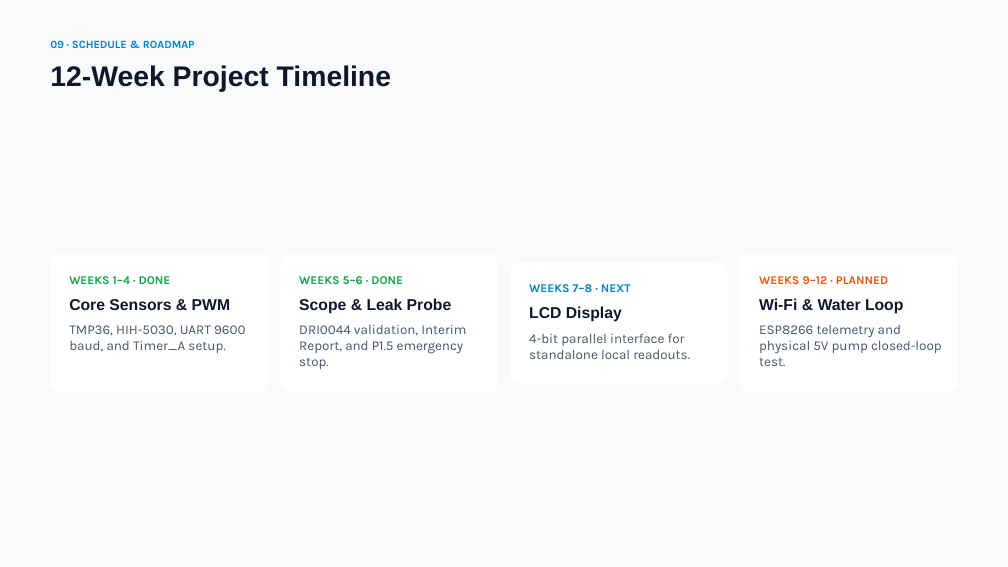
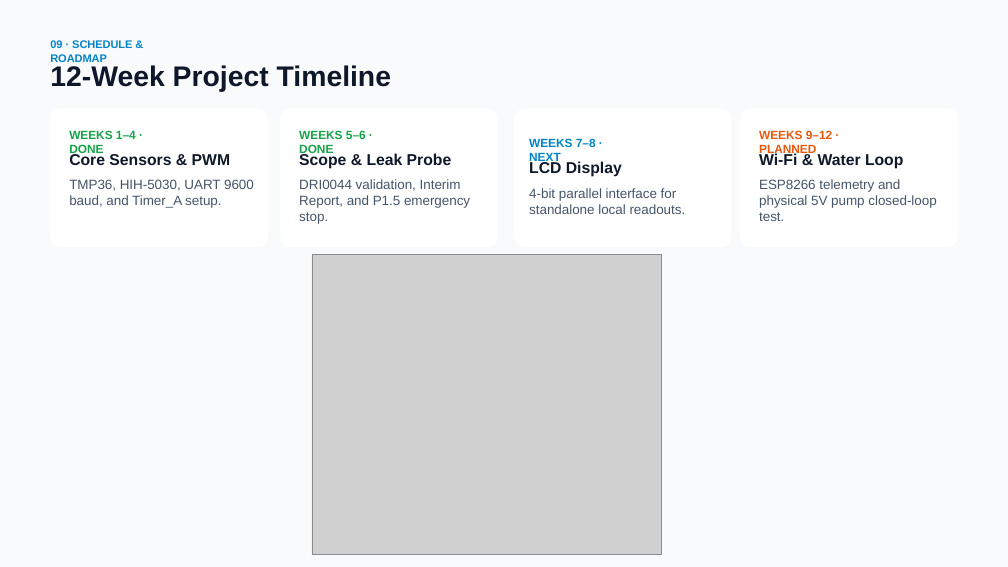
Before and after one commit to daviz04/L7_Project, a slide deck: slide 10 of Automated Liquid Cooling & Leak Detection Presentation.pptx. Drawn at 1008x567 pixels with LibreOffice and Linux fonts; fonts in the diff are those of the drawing; grey boxes stand for pictures. Boxes give left, top, right and bottom in pixels: in the first picture for what was removed or moved away, otherwise in the second. Text is boxed around its words. In the diff, an @@ line names an element or a change of style, - is before the commit and + after.

```diff
--- a/Automated Liquid Cooling & Leak Detection Presentation.pptx
+++ b/Automated Liquid Cooling & Leak Detection Presentation.pptx
@@ rounded rectangle: place and size @@
-rounded rectangle at bbox=[510, 262, 728, 383]
+rounded rectangle at bbox=[514, 108, 732, 247]
@@ 5 texts, 3 rounded rectangles: place and size @@
-5 texts, 3 rounded rectangles at bbox=[51, 253, 958, 392]
+5 texts, 3 rounded rectangles at bbox=[51, 108, 958, 247]
@@ text "WEEKS 1–4 · DONE": place and size @@
-text "WEEKS 1–4 · DONE" at bbox=[69, 276, 171, 284]
+text "WEEKS 1–4 · DONE" at bbox=[69, 130, 136, 156]
@@ text "WEEKS 5–6 · DONE": place and size @@
-text "WEEKS 5–6 · DONE" at bbox=[299, 276, 403, 284]
+text "WEEKS 5–6 · DONE" at bbox=[299, 130, 366, 156]
@@ text "WEEKS 7–8 · NEXT": place and size @@
-text "WEEKS 7–8 · NEXT" at bbox=[529, 284, 631, 292]
+text "WEEKS 7–8 · NEXT" at bbox=[529, 138, 596, 164]
@@ text "WEEKS 9–12 · PLANNED": place and size @@
-text "WEEKS 9–12 · PLANNED" at bbox=[759, 276, 888, 284]
+text "WEEKS 9–12 · PLANNED" at bbox=[759, 130, 832, 156]
@@ text "TMP36, HIH-5030, UART 9600 baud, ...": place and size @@
-text "TMP36, HIH-5030, UART 9600 baud, ..." at bbox=[69, 325, 245, 353]
+text "TMP36, HIH-5030, UART 9600 baud, ..." at bbox=[69, 179, 254, 208]
@@ text "DRI0044 validation, Interim Report, and ...": place and size @@
-text "DRI0044 validation, Interim Report, and ..." at bbox=[299, 325, 466, 369]
+text "DRI0044 validation, Interim Report, and ..." at bbox=[299, 179, 470, 224]
@@ font Karla to Arial in 9 elements at bbox=[50, 40, 132, 62], bbox=[69, 130, 136, 156], bbox=[69, 179, 254, 208], bbox=[299, 130, 366, 156], bbox=[299, 179, 470, 224], bbox=[529, 138, 596, 164], bbox=[529, 188, 686, 214], bbox=[759, 130, 832, 156], bbox=[759, 179, 936, 221] @@
@@ text "ESP8266 telemetry and physical 5V ...": place and size @@
-text "ESP8266 telemetry and physical 5V ..." at bbox=[759, 325, 942, 366]
+text "ESP8266 telemetry and physical 5V ..." at bbox=[759, 179, 936, 221]
@@ picture added at bbox=[312, 255, 662, 554] @@
```
Also in this commit, not shown: 11 other slides changed, 2 other files.
